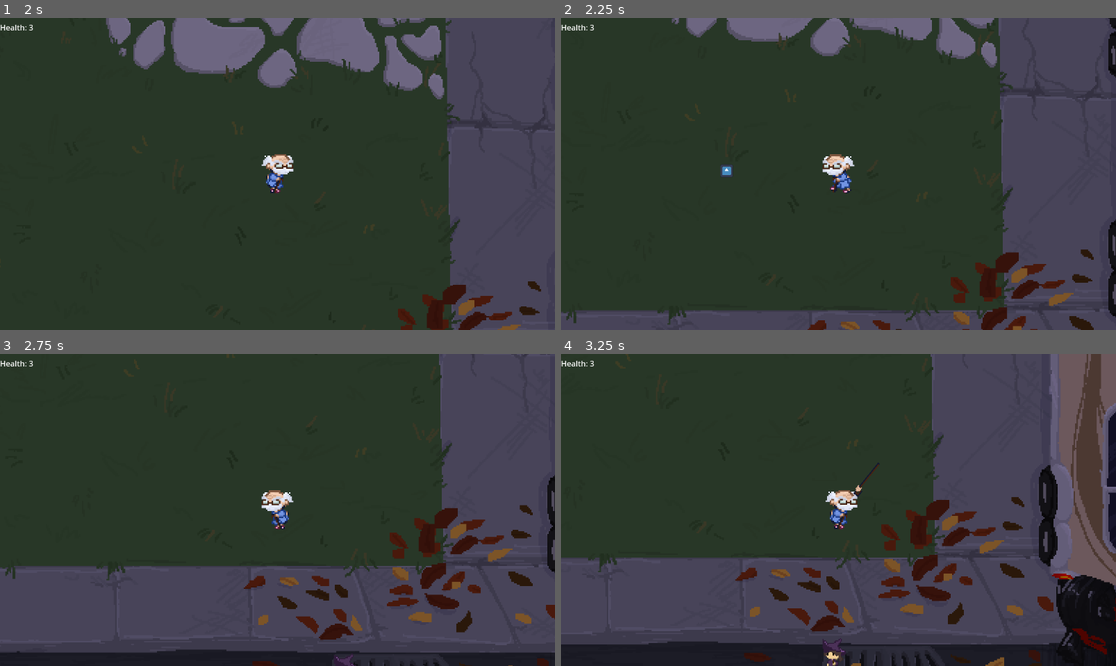
Above: before the commit, frames 1-4 (two rows, left to right).
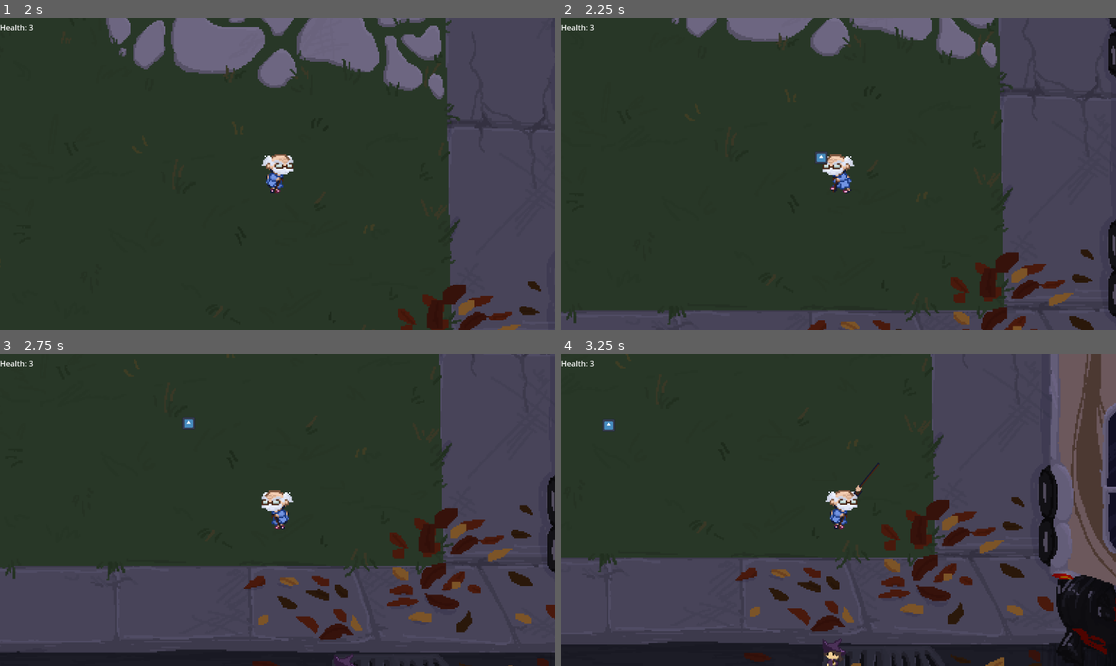
Above: after the commit, the same moments.

Repository: kschulz20/scream-jam-2024
Game: Godot game, scene res://src/UI/main_menu.tscn
Two runs of this game, one before a commit and one after it. Both use one fixed random seed, a clock stepped at 60 frames per second and the inputs below. The engine's default icon, where the game draws it, is replaced by a stand-in: a white triangle on a blue panel in a dark square. Sound files missing from this copy of the repository are replaced by a short silence.
Inputs (mouse positions are in pixels of both pictures, inside the frame that each line leads up to):
- Up to frame 1 (2 s): click "PLAY" at 0.5 s; tap Enter (restart) at 1.25 s; move the mouse to (399, 158) at 1.27 s; hold D (move_right) from 1.28 s (still down); click (399, 158) at 1.35 s
- Up to frame 2 (2.25 s): move the mouse to (727, 189) at 2.02 s; release D (move_right) at 2.03 s; hold S (move_down) from 2.03 s (still down); right-click (727, 189) at 2.1 s
- Up to frame 3 (2.75 s): keep holding S (move_down)
- Up to frame 4 (3.25 s): move the mouse to (894, 441) at 2.77 s; release S (move_down) at 2.78 s; hold D (move_right) from 2.78 s (still down); click (894, 441) at 2.85 s

Frame 1 is identical in both runs. In frame 2, 0.2% of the frame differs, in the area x 28-49%, y 42-52%; in frame 3, less than 0.1%; in frame 4, less than 0.1%.

Commit message:
added projectile as reusable pickup

Diff:
--- a/project.godot
+++ b/project.godot
@@ -28,6 +28,7 @@
 hurtbox=""
 player=""
 enemy=""
+wall=""
 
 [input]
 
--- a/src/Entities/Player/player_character.gd
+++ b/src/Entities/Player/player_character.gd
@@ -9,6 +9,7 @@
 @export var fire_rate :float = 1.5
 var last_projectile_fired :float = 0.0
 var is_firing = false
+var holding_projectile = true
 
 @export var melee_rate :float = 1.0
 var last_melee :float = 0.0
@@ -102,9 +103,10 @@
 			is_firing = true
 		if (Input.is_action_just_released("range_attack")):
 			is_firing = false
-		if is_firing and last_projectile_fired <= 0.0:
+		if is_firing and last_projectile_fired <= 0.0 and holding_projectile:
 			shoot(aim_dir)
 			last_projectile_fired = 1.0 / (fire_rate)
+			holding_projectile = false
 
 # Called every frame. 'delta' is the elapsed time since the previous frame.
 func _physics_process(delta: float) -> void:
@@ -130,7 +132,7 @@
 func shoot(dir: Vector2):
 	var new_projectile = projectile.instantiate()
 	new_projectile.heading = dir
-	new_projectile.position = self.position + (dir * 1.2)
+	new_projectile.position = self.position  + (dir * 1.2)
 	new_projectile.team = "player"
 	owner.add_child(new_projectile)
 
--- a/src/Entities/Projectile/projectile.gd
+++ b/src/Entities/Projectile/projectile.gd
@@ -1,9 +1,10 @@
 extends Area2D
 
-@export var damage = 1;
-var speed = 2000
+@export var damage = 2;
+var speed = 300
 var heading :Vector2 = Vector2(1.0, 0.0)
 var team = ""
+
 
 func _physics_process(delta: float) -> void:
 	position += heading.normalized() * delta * speed
@@ -12,4 +13,9 @@
 	if body.get("health"):
 		if (body.is_in_group("enemy")):
 			body.take_damage(damage)
+			speed = 0
+		elif (body.is_in_group("player")) and speed == 0:
 			self.queue_free()
+			body.holding_projectile = true
+	if(body.is_in_group("wall")):
+		speed = 0
--- a/src/Entities/Projectile/projectile.tscn
+++ b/src/Entities/Projectile/projectile.tscn
@@ -4,10 +4,11 @@
 [ext_resource type="Texture2D" uid="uid://bj7l42iw8ukom" path="res://assets/player/icon.svg" id="2_d01vg"]
 
 [sub_resource type="CircleShape2D" id="CircleShape2D_0jaxg"]
-radius = 18.5714
+radius = 21.4286
 
 [node name="PlayerProjectile" type="Area2D"]
 position = Vector2(570, 451)
+collision_layer = 2
 script = ExtResource("1_lxhs6")
 
 [node name="CollisionShape2D" type="CollisionShape2D" parent="."]
--- a/src/Level/collision_object.tscn
+++ b/src/Level/collision_object.tscn
@@ -16,15 +16,16 @@
 [sub_resource type="RectangleShape2D" id="RectangleShape2D_hkjk7"]
 size = Vector2(225, 225)
 
-[node name="RigidBody2D" type="RigidBody2D"]
+[node name="RigidBody2D" type="RigidBody2D" groups=["wall"]]
 position = Vector2(-1, 1)
-collision_mask = 0
+collision_layer = 3
+collision_mask = 3
 gravity_scale = 0.0
 metadata/_edit_group_ = true
 
-[node name="AnimatedSprite2D" type="AnimatedSprite2D" parent="."]
+[node name="AnimatedSprite2D" type="AnimatedSprite2D" parent="." groups=["wall"]]
 sprite_frames = SubResource("SpriteFrames_bryll")
 
-[node name="CollisionShape2D" type="CollisionShape2D" parent="."]
+[node name="CollisionShape2D" type="CollisionShape2D" parent="." groups=["wall"]]
 position = Vector2(-0.5, -0.5)
 shape = SubResource("RectangleShape2D_hkjk7")
--- a/src/main.tscn
+++ b/src/main.tscn
@@ -186,16 +186,16 @@
 [node name="Health" type="Label" parent="UI/HUD"]
 layout_mode = 2
 
-[node name="Walls" type="Node" parent="."]
-
-[node name="WallHouse" type="StaticBody2D" parent="Walls"]
+[node name="Walls" type="Node" parent="." groups=["wall"]]
+
+[node name="WallHouse" type="StaticBody2D" parent="Walls" groups=["wall"]]
 position = Vector2(-164, -803)
 
 [node name="CollisionShape2D" type="CollisionShape2D" parent="Walls/WallHouse"]
 position = Vector2(166, 228)
 shape = SubResource("RectangleShape2D_as4cc")
 
-[node name="WallCar" type="StaticBody2D" parent="Walls"]
+[node name="WallCar" type="StaticBody2D" parent="Walls" groups=["wall"]]
 position = Vector2(-164, -803)
 
 [node name="CollisionShape2D" type="CollisionShape2D" parent="Walls/WallCar"]
@@ -204,14 +204,14 @@
 scale = Vector2(0.986859, 1.06379)
 shape = SubResource("RectangleShape2D_trsg8")
 
-[node name="WallTR1" type="StaticBody2D" parent="Walls"]
+[node name="WallTR1" type="StaticBody2D" parent="Walls" groups=["wall"]]
 position = Vector2(-164, -803)
 
 [node name="CollisionShape2D" type="CollisionShape2D" parent="Walls/WallTR1"]
 position = Vector2(1081.38, 421.969)
 shape = SubResource("RectangleShape2D_vngow")
 
-[node name="WallTR2" type="StaticBody2D" parent="Walls"]
+[node name="WallTR2" type="StaticBody2D" parent="Walls" groups=["wall"]]
 position = Vector2(-164, -803)
 
 [node name="CollisionShape2D" type="CollisionShape2D" parent="Walls/WallTR2"]
@@ -219,7 +219,7 @@
 rotation = 1.5708
 shape = SubResource("RectangleShape2D_jkg25")
 
-[node name="WallBR1" type="StaticBody2D" parent="Walls"]
+[node name="WallBR1" type="StaticBody2D" parent="Walls" groups=["wall"]]
 position = Vector2(-169, 253)
 
 [node name="CollisionShape2D" type="CollisionShape2D" parent="Walls/WallBR1"]
@@ -227,14 +227,14 @@
 rotation = 1.5708
 shape = SubResource("RectangleShape2D_2mtsh")
 
-[node name="WallBR2" type="StaticBody2D" parent="Walls"]
+[node name="WallBR2" type="StaticBody2D" parent="Walls" groups=["wall"]]
 position = Vector2(-169, 253)
 
 [node name="CollisionShape2D" type="CollisionShape2D" parent="Walls/WallBR2"]
 position = Vector2(1084, 231)
 shape = SubResource("RectangleShape2D_06n3d")
 
-[node name="WallBR3" type="StaticBody2D" parent="Walls"]
+[node name="WallBR3" type="StaticBody2D" parent="Walls" groups=["wall"]]
 position = Vector2(1078, -682)
 rotation = 1.5708
 
@@ -242,14 +242,14 @@
 position = Vector2(1084, 231)
 shape = SubResource("RectangleShape2D_72ly0")
 
-[node name="WallStreet" type="StaticBody2D" parent="Walls"]
+[node name="WallStreet" type="StaticBody2D" parent="Walls" groups=["wall"]]
 position = Vector2(-167, 456)
 
 [node name="CollisionShape2D" type="CollisionShape2D" parent="Walls/WallStreet"]
 position = Vector2(166, 228)
 shape = SubResource("RectangleShape2D_y2v0i")
 
-[node name="WallFence" type="StaticBody2D" parent="Walls"]
+[node name="WallFence" type="StaticBody2D" parent="Walls" groups=["wall"]]
 position = Vector2(-1803, -816)
 scale = Vector2(1.00102, 1.0009)
 
@@ -259,7 +259,7 @@
 scale = Vector2(0.986859, 1.06379)
 shape = SubResource("RectangleShape2D_hi5jc")
 
-[node name="WallBL1" type="StaticBody2D" parent="Walls"]
+[node name="WallBL1" type="StaticBody2D" parent="Walls" groups=["wall"]]
 position = Vector2(-749, -471)
 rotation = 1.5708
 
@@ -267,14 +267,14 @@
 position = Vector2(1053.75, 231)
 shape = SubResource("RectangleShape2D_176f4")
 
-[node name="WallBL2" type="StaticBody2D" parent="Walls"]
+[node name="WallBL2" type="StaticBody2D" parent="Walls" groups=["wall"]]
 position = Vector2(-169, 253)
 
 [node name="CollisionShape2D" type="CollisionShape2D" parent="Walls/WallBL2"]
 position = Vector2(-742, 234)
 shape = SubResource("RectangleShape2D_tvkut")
 
-[node name="WallTL1" type="StaticBody2D" parent="Walls"]
+[node name="WallTL1" type="StaticBody2D" parent="Walls" groups=["wall"]]
 position = Vector2(-750, -1547)
 rotation = 1.5708
 
